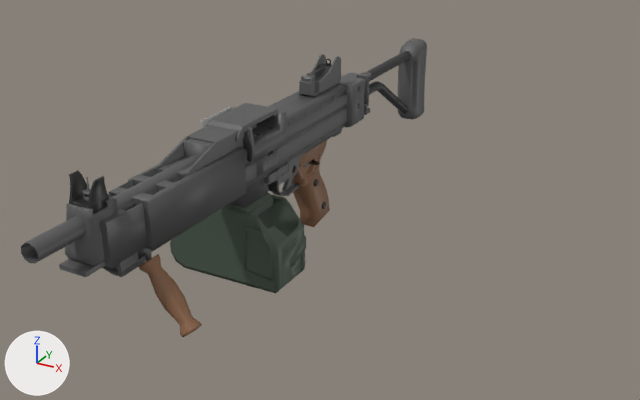
Renders of the OBJ model resources/maps/negev.obj from each side of a commit.
Both versions are drawn from a 50 mm camera at (1.21, -4.15, 2.0) aimed at (-0.89, -0.33, 0.09). The axes (+X, +Y, +Z) are drawn at lower left. The lights are the same throughout. Where no turn or scale is listed for an object, it has been applied to the vertices.

The older version as bpy lines, for what is in view:
```python
me_chargeur_negev_102 = bpy.data.meshes.new('chargeur_negev.102')
me_chargeur_negev_102.from_pydata(...)  # 209 vertices, 414 faces; spans x -1.578..-0.887, y -0.781..-0.463, z -0.273..0.227
me_chargeur_negev_102.materials.append(mat_chargeur)  # dark grey #495749
me_poignee_negev_024 = bpy.data.meshes.new('poignee_negev.024')
me_poignee_negev_024.from_pydata(...)  # 2866 vertices, 4997 faces; spans x -1.31..-0.81, y -2.08..1.61, z -0.27..0.7
# faces by material slot: [443, 3476, 1014, 64]
me_poignee_negev_024.materials.append(mat_handle)  # brown #8c6448
me_poignee_negev_024.materials.append(mat_metal)  # dark grey #5a5a5a
me_poignee_negev_024.materials.append(mat_bright_metal)  # black #272727
me_poignee_negev_024.materials.append(mat_material_001)  # grey #acacac
ob_chargeur_negev_102 = bpy.data.objects.new('chargeur_negev.102', me_chargeur_negev_102)
ob_chargeur_negev_102.location = (0.0, 0.0, 0.0)
ob_poignee_negev_024 = bpy.data.objects.new('poignee_negev.024', me_poignee_negev_024)
ob_poignee_negev_024.location = (0.0, 0.0, 0.0)
```
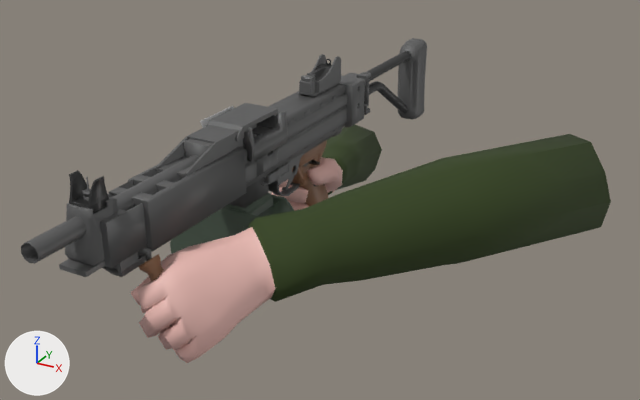
The newer file is also turned or shifted as a whole; pictures and numbers use the older file's frame.

Boxes (x1, y1, x2, y2) around the edits, measured in the pictures (640 x 400 px):
'armmesh_Mesh', added: after (131, 124, 611, 363)
    faces in mat_default_obj (dark green #314115): (248, 124, 611, 302)
    faces in mat_material_006 (pink #ecbcb4): (131, 157, 343, 363)
'chargeur_negev.102', unchanged, covered by the edit: before (170, 193, 306, 293); after (170, 193, 294, 253)

Edits to the bpy script that builds the scene:
```text
Add mat_default_obj:
    mat_default_obj = principled_material('Default_OBJ')
    mat_default_obj.base_color = (0.0306, 0.0536, 0.00773)  # dark green #314115
    mat_default_obj.roughness = 0.853
Add mat_material_006:
    mat_material_006 = principled_material('Material.006')
    mat_material_006.base_color = (0.839, 0.503, 0.456)  # pink #ecbcb4
    mat_material_006.roughness = 0.526
Add me_armmesh_mesh:
    me_armmesh_mesh.from_pydata(...)  # 646 vertices, 1284 faces; spans x -1.43..0.9, y -2.41..0.83, z -0.93..0.05
    me_armmesh_mesh.polygons.foreach_set('use_smooth', [True] * 1284)
    # faces by material slot: [1091, 193]
    me_armmesh_mesh.materials.append(mat_material_006)  # pink #ecbcb4
    me_armmesh_mesh.materials.append(mat_default_obj)  # dark green #314115
Add ob_armmesh_mesh:
    ob_armmesh_mesh = bpy.data.objects.new('armmesh_Mesh', me_armmesh_mesh)
    ob_armmesh_mesh.location = (-0.415, 0.697, 0.323)
```
